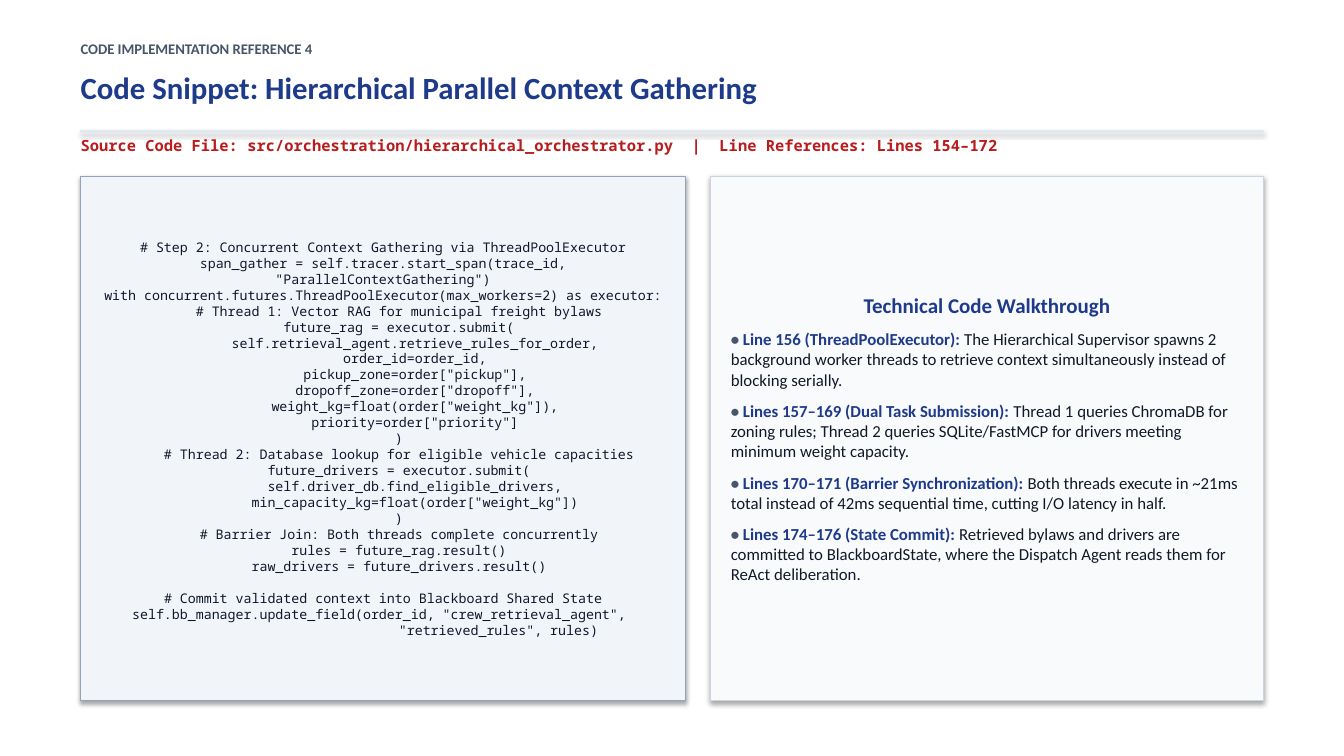
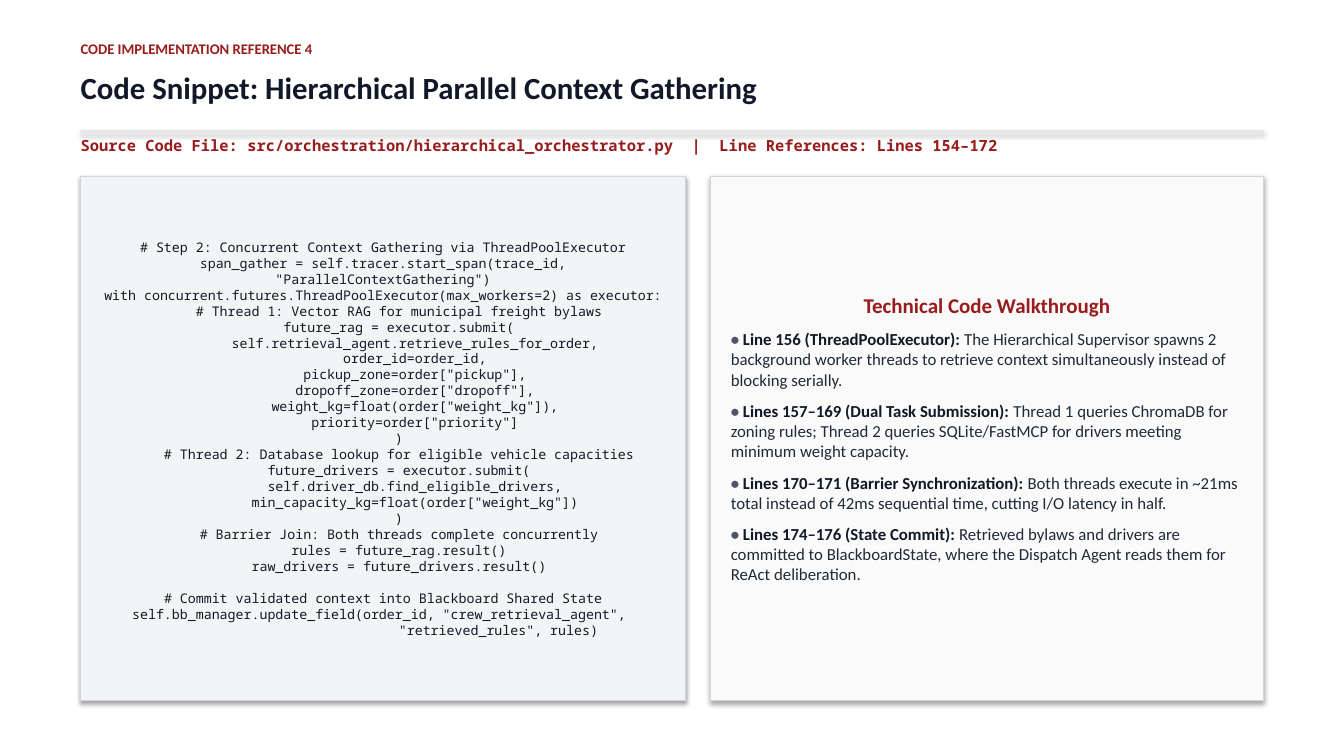
Before and after one commit to Akshat5091/DeliveryFleet-MAS, a slide deck: slide 12 of Eval 2 Documents/DeliveryFleet_MAS_Evaluation2_Master_Presentation.pptx. Drawn at 1344x756 pixels with LibreOffice and Linux fonts; fonts in the diff are those of the drawing. Boxes give left, top, right and bottom in pixels: in the first picture for what was removed or moved away, otherwise in the second. Text is boxed around its words. In the diff, an @@ line names an element or a change of style, - is before the commit and + after.

Commit message:
style: eliminate corporate blue palette across all slides in favor of formal academic pitch black and deep crimson

```diff
--- a/Eval 2 Documents/DeliveryFleet_MAS_Evaluation2_Master_Presentation.pptx
+++ b/Eval 2 Documents/DeliveryFleet_MAS_Evaluation2_Master_Presentation.pptx
@@ text "CODE IMPLEMENTATION REFERENCE 4" at (81, 44, 312, 54): text colour #475569 to #991B1B @@
@@ text "Code Snippet: Hierarchical Parallel Context ..." at (81, 77, 757, 105): text colour #1E3A8A to #111827 @@
@@ text "Source Code File: src/orchestration/hierarchical_orchestrato ..." at (81, 139, 997, 155): text colour #B91C1C to #991B1B @@
@@ rectangle "# Step 2: Concurrent Context ..." at (81, 176, 686, 701): text colour #0F172A to #111827; fill #F1F5F9 to #F3F4F6; outline #94A3B8 1 pt to #D1D5DB 1 pt @@
@@ rectangle "Technical Code Walkthrough" at (711, 176, 1263, 701): text colour #1E3A8A to #991B1B in "Technical Code Walkthrough"; text colour #475569 to #4B5563 in "•", "•", "•", "•"; text colour #1E3A8A to #111827 in "Line 156 (ThreadPoolExecutor):", "Lines 157–169 (Dual Task Submission):", "Lines 170–171 (Barrier Synchronization):", "Lines 174–176 (State Commit):"; text colour #111827 to #1F2937 in "The Hierarchical Supervisor spawns 2 background worker ...", "Thread 1 queries ChromaDB for zoning rules; ...", "Both threads execute in ~21ms total instead ...", "Retrieved bylaws and drivers are committed to ..."; fill #F8FAFC to #FAFAFA; outline #CBD5E1 1 pt to #D1D5DB 1 pt @@
```
Also in this commit, not shown: 20 other slides changed, 3 other files.
